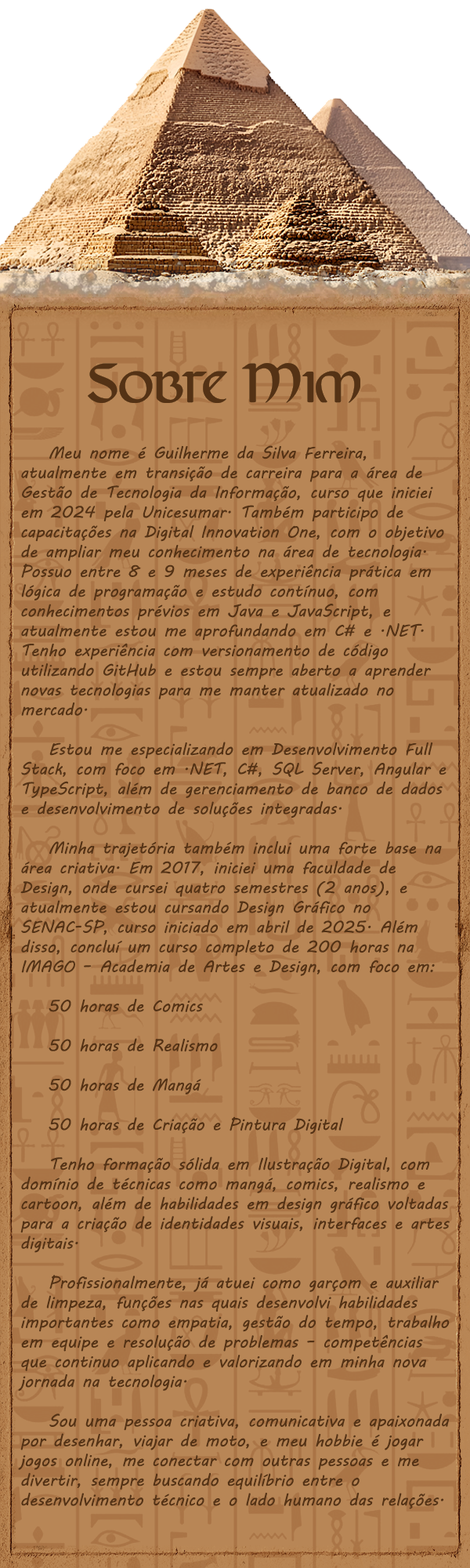
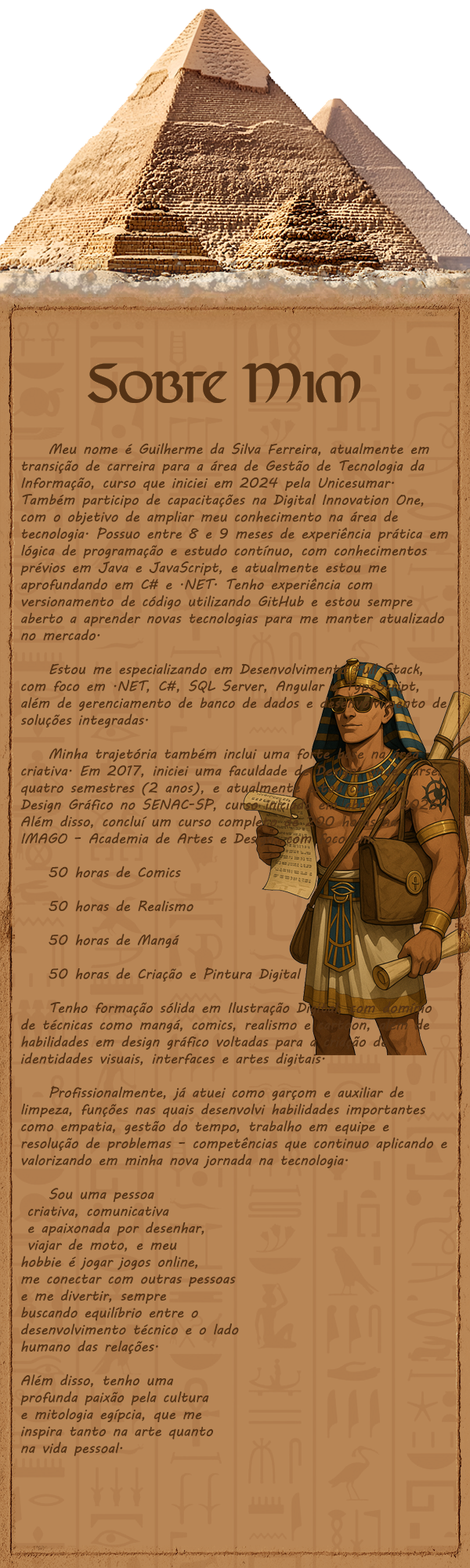
Comparing the layer stacks of the two 470 x 1568 images. Changes:
painted on "Meu nome é Guilherme da Silva Ferreira, atualmente em transiç" over 18, 442, 451, 1510
moved "site" above "Agrupar 1" over 0, 317, 470, 1568
"logo3 cópia": opacity 28% → 15% over 0, 317, 470, 1568
